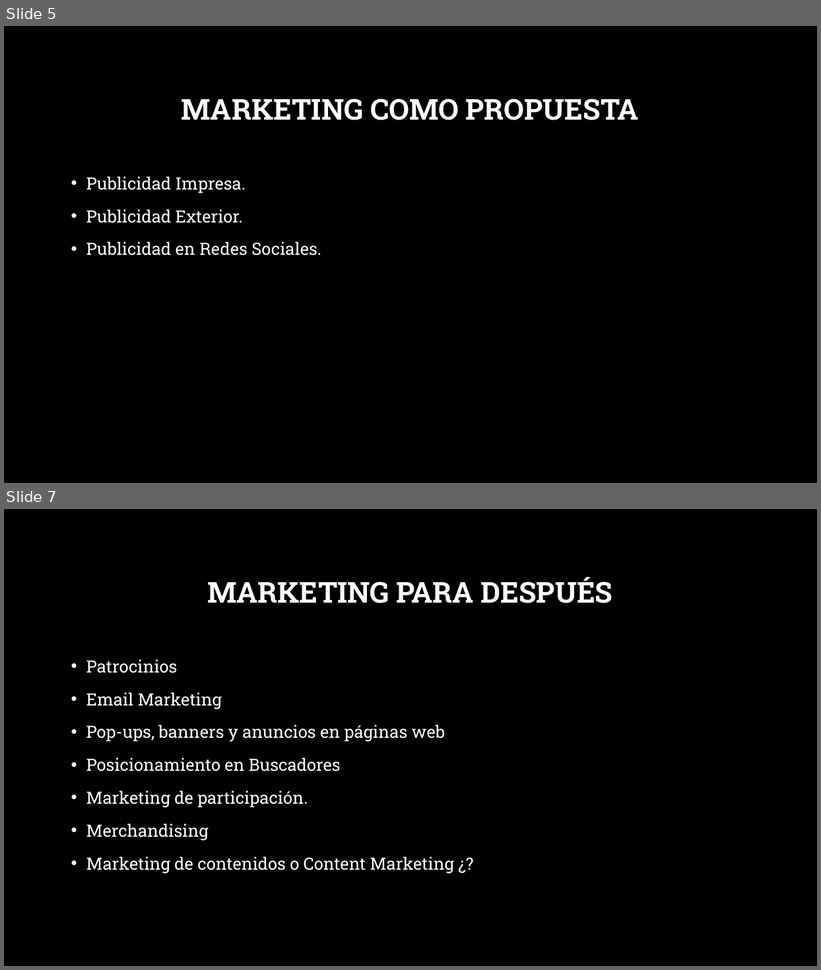
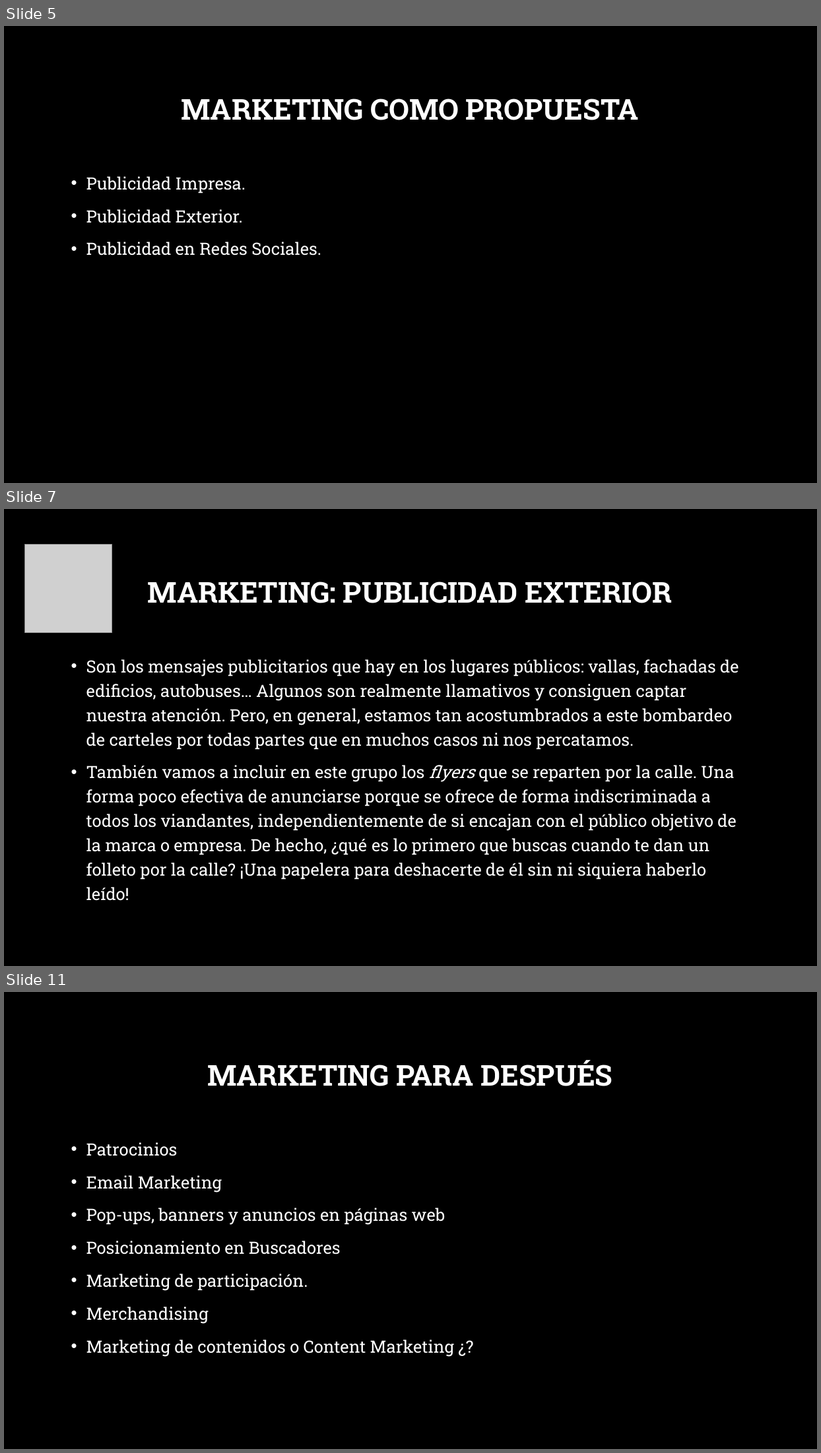
Before and after one commit to vega9190/Cuentos, a slide deck: Transpo/Presentacion.pptx. Shown one above the other, each under a label of ours: slides 5 and 7 before the commit, slides 5, 7 and 11 after it; the slides between them are not shown. The pictures are 821x970 and 821x1453 pixels, drawn with LibreOffice and Linux fonts; fonts in the diff are those of the drawing; grey boxes stand for pictures; background and template pictures are left out. Boxes give left, top, right and bottom in pixels: in the first picture for what was removed or moved away, otherwise in the second. Text is boxed around its words. In the diff, an @@ line names an element or a change of style, - is before the commit and + after.

```diff
--- a/Transpo/Presentacion.pptx
+++ b/Transpo/Presentacion.pptx
@@ slide 7 added at (x1=4, y1=509, x2=817, y2=966), background picture (left out) @@
@@ picture added at (x1=24, y1=544, x2=112, y2=632) @@
@@ title added at (x1=148, y1=582, x2=673, y2=603), 34 pt, text #FFFFFF, bold @@
+MARKETING: PUBLICIDAD EXTERIOR
@@ text added at (x1=86, y1=659, x2=739, y2=901), 20 pt, text #FFFFFF @@
+• Son los mensajes publicitarios que hay en los lugares públicos: vallas, fachadas de edificios, autobuses… Algunos son realmente llamativos y consiguen captar nuestra atención. Pero, en general, estamos tan acostumbrados a este bombardeo de carteles por todas partes que en muchos casos ni nos percatamos.
+• También vamos a incluir en este grupo los flyers que se reparten por la calle. Una forma poco efectiva de anunciarse porque se ofrece de forma indiscriminada a todos los viandantes, independientemente de si encajan con el público objetivo de la marca o empresa. De hecho, ¿qué es lo primero que buscas cuando te dan un folleto por la calle? ¡Una papelera para deshacerte de él sin ni siquiera haberlo leído!
@@ what was slide 7 is now slide 11 @@
```
Also in this commit, not shown: 1 slide changed, 3 other slides added.
